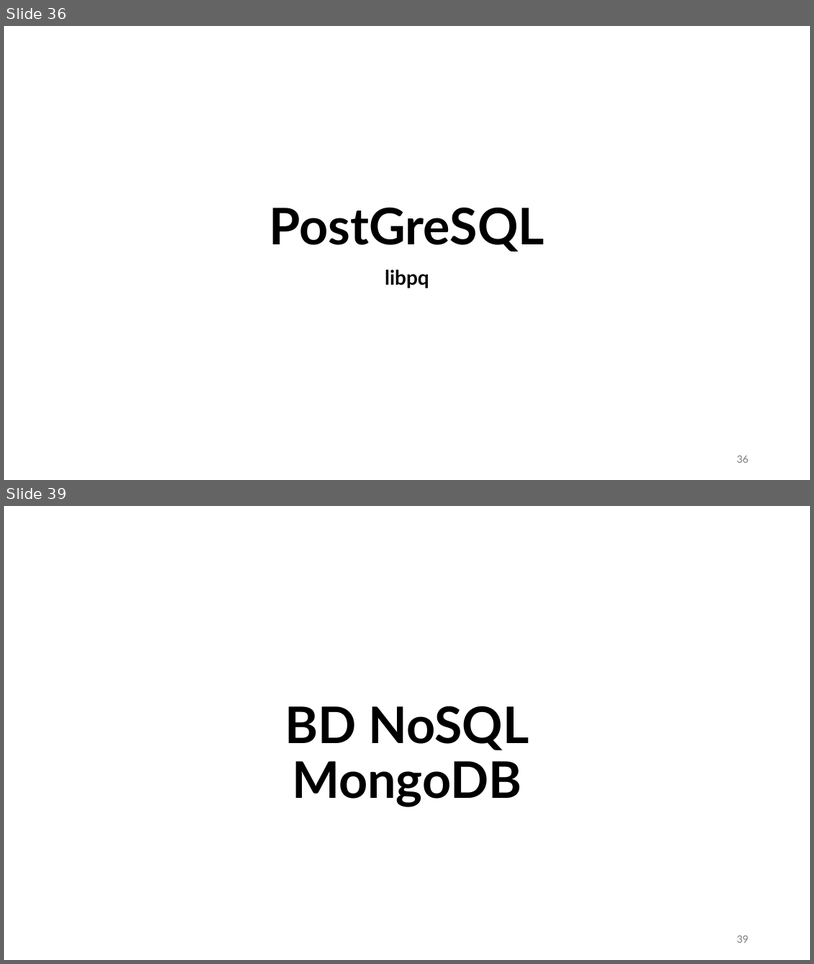
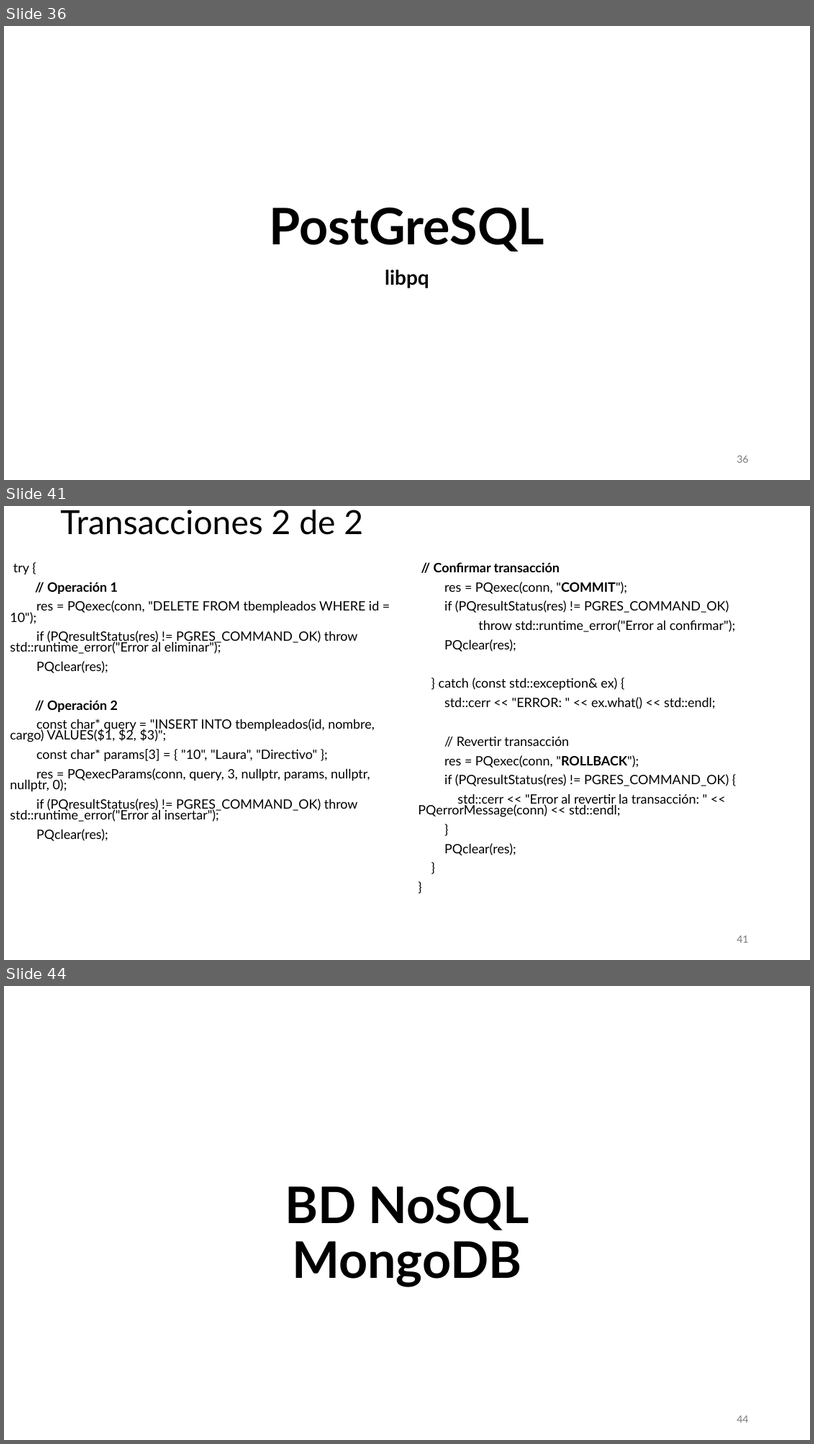
Before and after one commit to aldebarran22/CURSO_CPP_SERVICIOS_30H, a slide deck: doc/4_Gestion_estado_persistencia.pptx. Shown one above the other, each under a label of ours: slides 36 and 39 before the commit, slides 36, 41 and 44 after it; the slides between them are not shown. The pictures are 814x964 and 814x1444 pixels, drawn with LibreOffice and Linux fonts; fonts in the diff are those of the drawing. Boxes give left, top, right and bottom in pixels: in the first picture for what was removed or moved away, otherwise in the second. Text is boxed around its words. In the diff, an @@ line names an element or a change of style, - is before the commit and + after.

```diff
--- a/doc/4_Gestion_estado_persistencia.pptx
+++ b/doc/4_Gestion_estado_persistencia.pptx
@@ slide 41 added at (4,506,810,960), background #FFFFFF @@
@@ title added at (60,510,363,535), 39.6 pt, text #000000 @@
+Transacciones 2 de 2
@@ text added at (10,564,379,841), 15.4 pt, text #000000 @@
+try {
+// Operación 1
+res = PQexec(conn, "DELETE FROM tbempleados WHERE id = 10");
+if (PQresultStatus(res) != PGRES_COMMAND_OK) throw std::runtime_error("Error al eliminar");
+PQclear(res);
+// Operación 2
+const char* query = "INSERT INTO tbempleados(id, nombre, cargo) VALUES($1, $2, $3)";
+const char* params[3] = { "10", "Laura", "Directivo" };
+res = PQexecParams(conn, query, 3, nullptr, params, nullptr, nullptr, 0);
+if (PQresultStatus(res) != PGRES_COMMAND_OK) throw std::runtime_error("Error al insertar");
+PQclear(res);
@@ text added at (418,562,736,855), 15.4 pt, text #000000 @@
+// Confirmar transacción
+res = PQexec(conn, "COMMIT");
+if (PQresultStatus(res) != PGRES_COMMAND_OK)
+throw std::runtime_error("Error al confirmar");
+PQclear(res);
+} catch (const std::exception& ex) {
+std::cerr << "ERROR: " << ex.what() << std::endl;
+// Revertir transacción
+res = PQexec(conn, "ROLLBACK");
+if (PQresultStatus(res) != PGRES_COMMAND_OK) {
+std::cerr << "Error al revertir la transacción: " << PQerrorMessage(conn) << std::endl;
+}
+PQclear(res);
+}
+}
@@ page number added at (737,935,748,942), 12 pt, text #797979 @@
+41
@@ what was slide 39 is now slide 44 @@
@@ page number at (737,1415,748,1422): text changed @@
-39
+44
```
Also in this commit, not shown: 1 slide changed, 5 other slides added, 1 slide removed, 1 other file.
